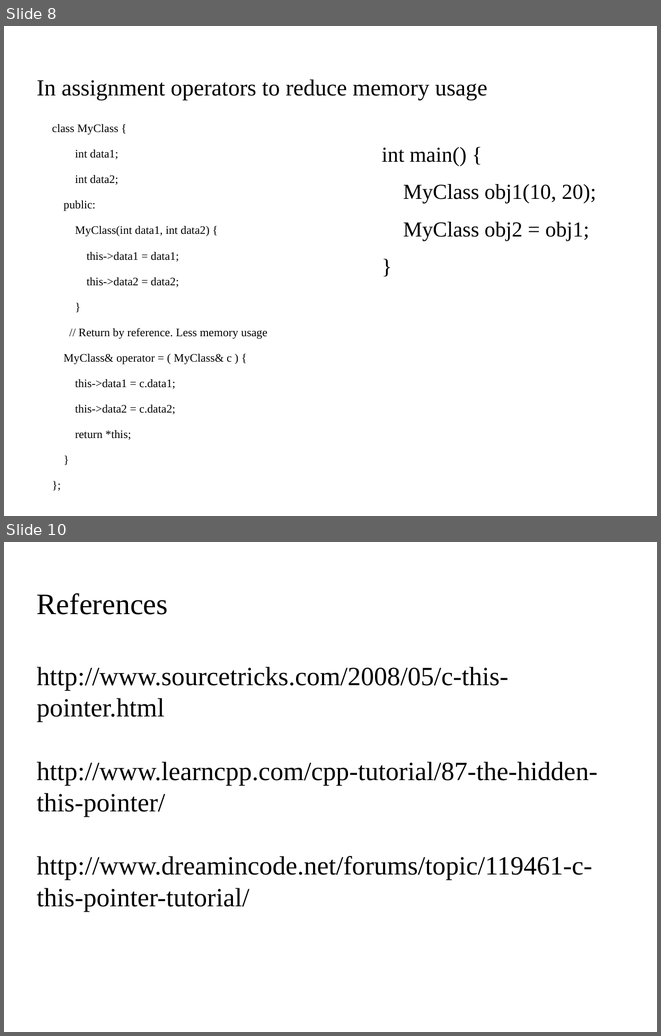
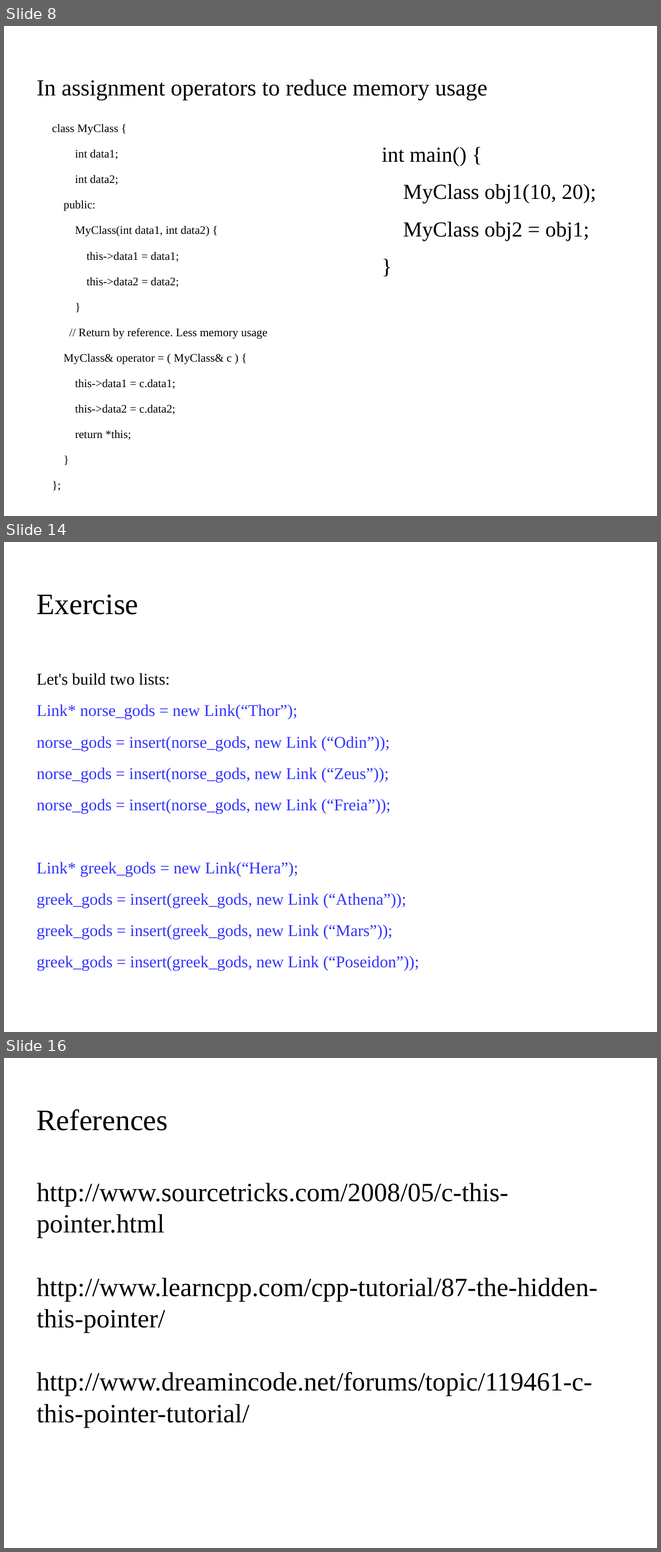
Before and after one commit to kks32/cpp-software-development, a slide deck: Ex8_Pointers_III/Ex8_Pointers-III.odp. Shown one above the other, each under a label of ours: slides 8 and 10 before the commit, slides 8, 14 and 16 after it; the slides between them are not shown. The pictures are 661x1036 and 661x1552 pixels, drawn with LibreOffice and Linux fonts; fonts in the diff are those of the drawing; background and template pictures are left out. Boxes give left, top, right and bottom in pixels: in the first picture for what was removed or moved away, otherwise in the second. Text is boxed around its words. In the diff, an @@ line names an element or a change of style, - is before the commit and + after.

```diff
--- a/Ex8_Pointers_III/Ex8_Pointers-III.odp
+++ b/Ex8_Pointers_III/Ex8_Pointers-III.odp
@@ slide 14 added at (x1=4, y1=542, x2=657, y2=1032), background picture (left out) @@
@@ title added at (x1=37, y1=594, x2=139, y2=615), 36 pt, text #000000 @@
+Exercise
@@ text added at (x1=37, y1=673, x2=419, y2=970), 20 pt, text #3333FF @@
+Let's build two lists:
+Link* norse_gods = new Link(“Thor”);
+norse_gods = insert(norse_gods, new Link (“Odin”));
+norse_gods = insert(norse_gods, new Link (“Zeus”));
+norse_gods = insert(norse_gods, new Link (“Freia”));
+Link* greek_gods = new Link(“Hera”);
+greek_gods = insert(greek_gods, new Link (“Athena”));
+greek_gods = insert(greek_gods, new Link (“Mars”));
+greek_gods = insert(greek_gods, new Link (“Poseidon”));
@@ what was slide 10 is now slide 16 @@
```
Also in this commit, not shown: 1 slide changed, 6 other slides added, 1 slide removed, 2 other files.
